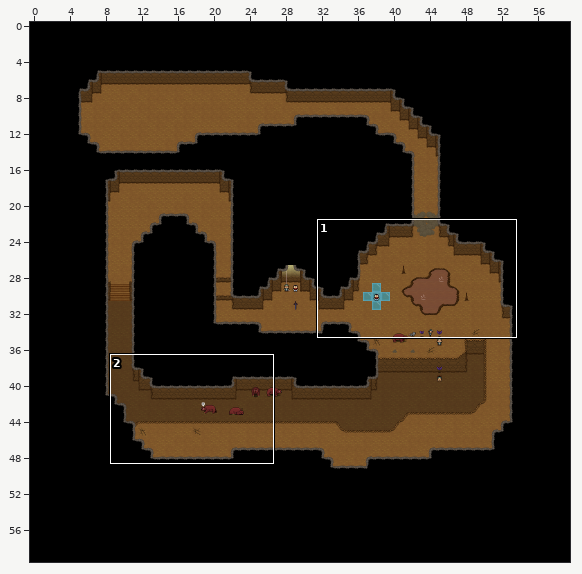
Tiled map, stored at Maps/Cave.tmx. Above, an overview of the earlier version with the close-up marked.
Close-up. Earlier state:
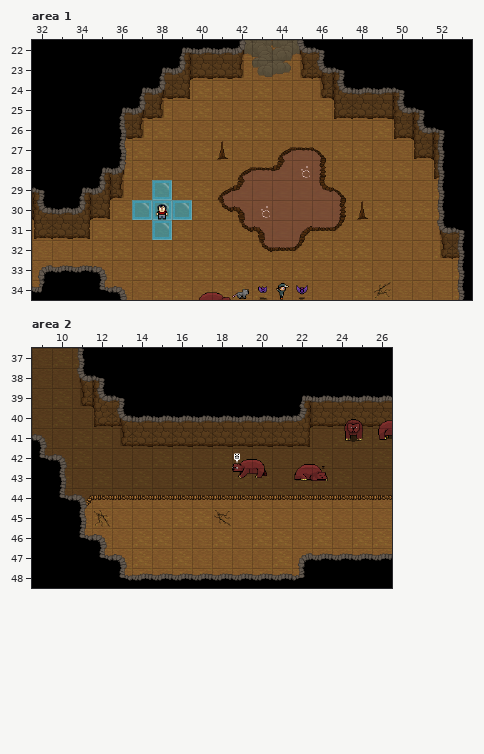
Cells are 32x32 px. Shown: area 1 x 32..53, y 22..34; area 2 x 9..26, y 37..48. The commit also changed other parts of the map, which this record leaves out. Tiles whose own drawing changed are shown in their newer look in all pictures.
Once edited:
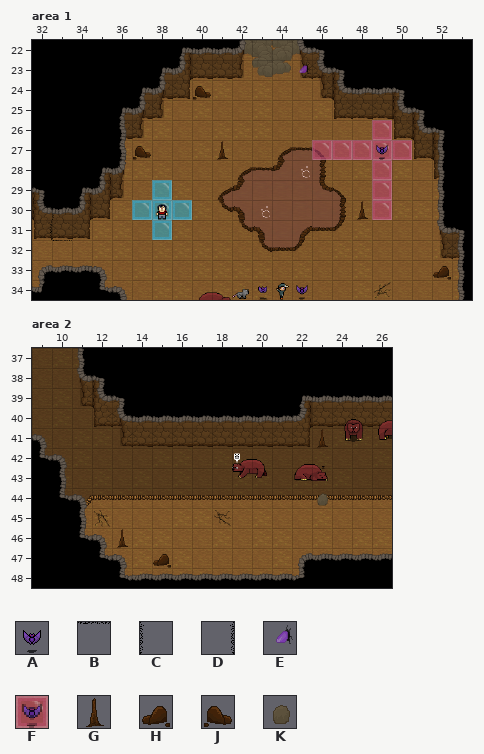
Key: from "Bat": A 1; from "bug": B 1, C 4, D 4 flipped left-right; from "dunegon": E 11 flipped on the diagonal, F 67, G 80, H 81, J 81 flipped left-right, K 95.
_ is an empty cell.
See-through tiles are keyed as they look on the map.
Changes in this commit:
Layer "Ground Layer 2", area 1:
There is now tile F in row 26 at x 49; in row 27 at x 47 to 50; in rows 28 to 30 at x 49.
There is now tile H in row 33 at x 52.
There is now tile J in row 24 at x 40; in row 27 at x 37.
Layer "Player Layer", area 1:
There is now tile A in row 27 at x 49.
There is now tile F in row 27 at x 46.
Layer "Wall Decoration", area 1:
There is now tile B in row 32 at x 33.
Layer "Wall Decoration2", area 1:
There is now tile C in row 30 at x 33.
There is now tile D in row 31 at x 32.
There is now tile E in row 23 at x 45.
Layer "Ground Layer 2", area 2:
There is now tile G in row 41 at x 23; in row 46 at x 13.
There is now tile H in row 47 at x 15.
Layer "Player Layer", area 2:
There is now tile K in row 44 at x 23.
